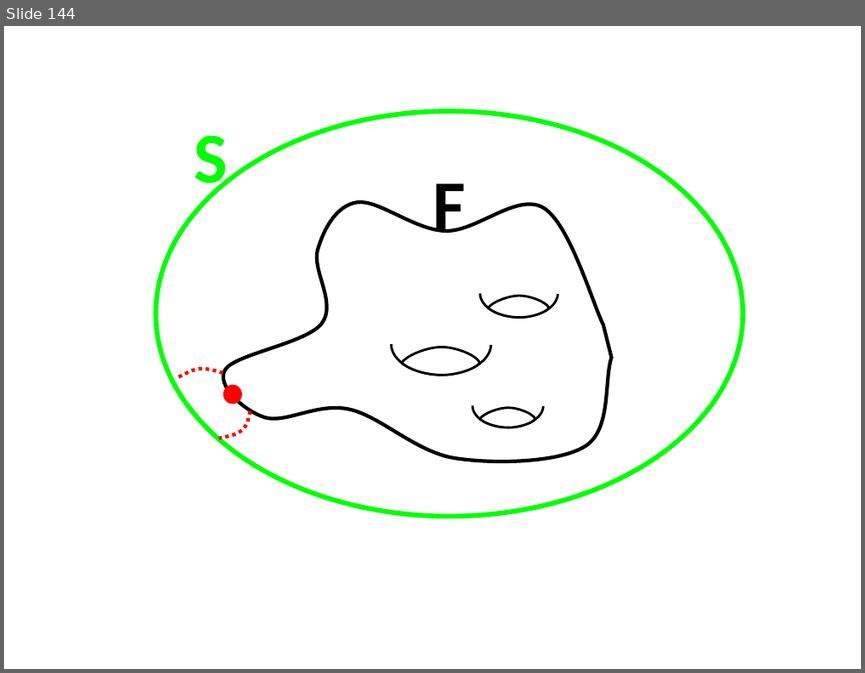
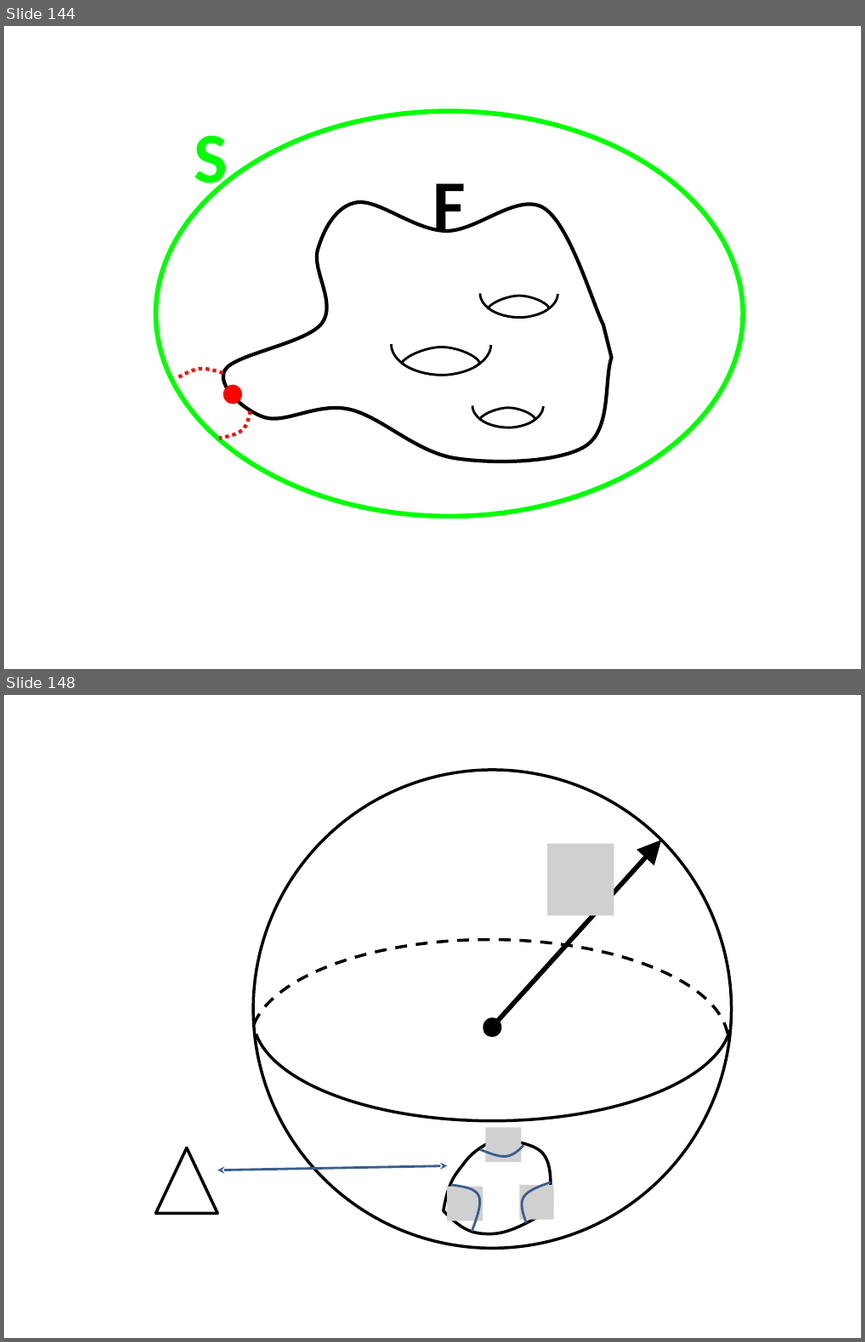
Before and after one commit to lutteropp/GeoTopo, a slide deck: images/Bilder.pptx. Shown one above the other, each under a label of ours: slide 144 before the commit, slides 144 and 148 after it; the slides between them are not shown. The pictures are 865x673 and 865x1342 pixels, drawn with LibreOffice and Linux fonts; fonts in the diff are those of the drawing; grey boxes stand for pictures. Boxes give left, top, right and bottom in pixels: in the first picture for what was removed or moved away, otherwise in the second. Text is boxed around its words. In the diff, an @@ line names an element or a change of style, - is before the commit and + after.

```diff
--- a/images/Bilder.pptx
+++ b/images/Bilder.pptx
@@ slide 148 added at (4,695,861,1338), background #FFFFFF @@
@@ ellipse added at (253,770,732,1247), outline #000000 2.5 pt @@
@@ arrow added from (485, 1034) to (661, 839), #000000 4 pt @@
@@ picture added at (547,843,614,915) @@
@@ arc (boxed as its full ellipse) added at (253,915,732,1120), outline #000000 2.5 pt @@
@@ arc (boxed as its full ellipse) added at (250,939,728,1144), outline #000000 2.5 pt dashed @@
@@ ellipse added at (483,1017,502,1037), fill #000000 @@
@@ picture added at (485,1127,522,1161) @@
@@ triangle added at (155,1147,217,1213), outline #000000 2.5 pt @@
@@ freeform shape added at (443,1135,551,1233), outline #000000 2.5 pt @@
@@ freeform shape added at (480,1145,524,1156), outline #3A5F8C 2 pt @@
@@ freeform shape added at (217,1165,447,1169), outline #3A5F8C 2 pt @@
@@ picture added at (447,1186,483,1220) @@
@@ freeform shape added at (451,1185,479,1231), outline #3A5F8C 2 pt @@
@@ picture added at (520,1185,554,1219) @@
@@ freeform shape added at (522,1182,551,1223), outline #3A5F8C 2 pt @@
```
Also in this commit, not shown: 10 other slides added, 7 other files.
